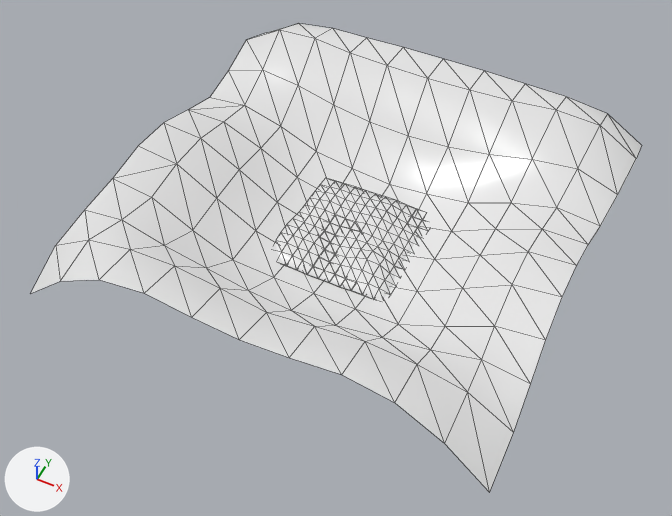
An edit to the OBJ model AnotherWayToSurvive2/scene-plane1.obj, drawn before and after from the same camera.
Both versions are drawn from a camera (50 mm lens) standing at (201.0, -431.0, 508.0) and looking at (0.0, -29.0, 5.0). The lights are fixed; the arrows at lower left show +X, +Y and +Z. Mesh edges are drawn as thin lines. Where no turn or scale is listed for an object, it has been applied to the vertices.

The first picture shows 'Plane', 'Plane.001_Plane.002'.
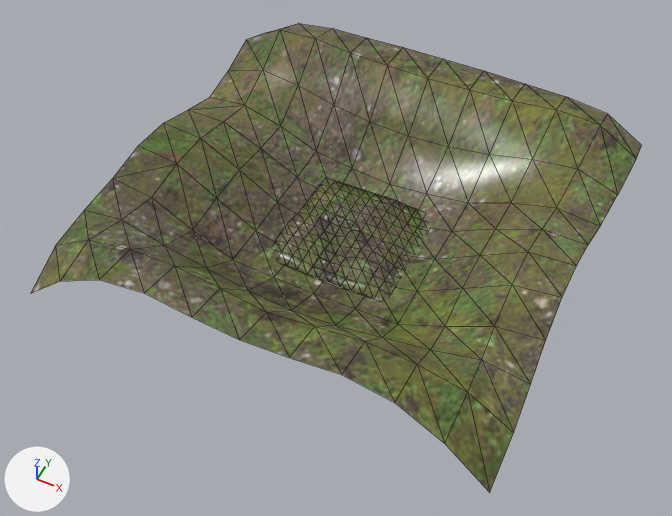
Boxes (x1, y1, x2, y2) around the edits, measured in the pictures (672 x 516 px):
'Plane.001_Plane.002', surface changed: (31, 24, 642, 492) in both
'Plane', surface changed: (276, 181, 424, 299) in both

Diff of the bpy script that builds the scene:
```diff
--- a/AnotherWayToSurvive2/scene-plane1.obj.py
+++ b/AnotherWayToSurvive2/scene-plane1.obj.py
@@ img_tex1_min_png @@
+img_tex1_min_png = load_image('tex1-min.png', '../lab6/ex1/tex1-min.png', 4096, 4096, 'sRGB')
@@ mat_none @@
 mat_none = principled_material('None')
-mat_none.base_color = (0.8, 0.8, 0.8)  # white #e7e7e7
+mat_none.texture = img_tex1_min_png
 mat_none.roughness = 0.293
@@ me_plane_001_plane_002 @@
 me_plane_001_plane_002.from_pydata(...)  # 121 vertices, 200 faces; spans x -169.0..169.0, y -163.0..171.0, z -3.0..67.0
 # used by ob_plane_001_plane_002; location = (0.0, 0.0, 0.0)
+# me_plane_001_plane_002 part 1: 200 kept faces spanning x -169.0..169.0, y -163.0..171.0, z -3.0..67.0 get new texture (UV) coordinates
 me_plane_001_plane_002.materials.append(mat_none)
```
